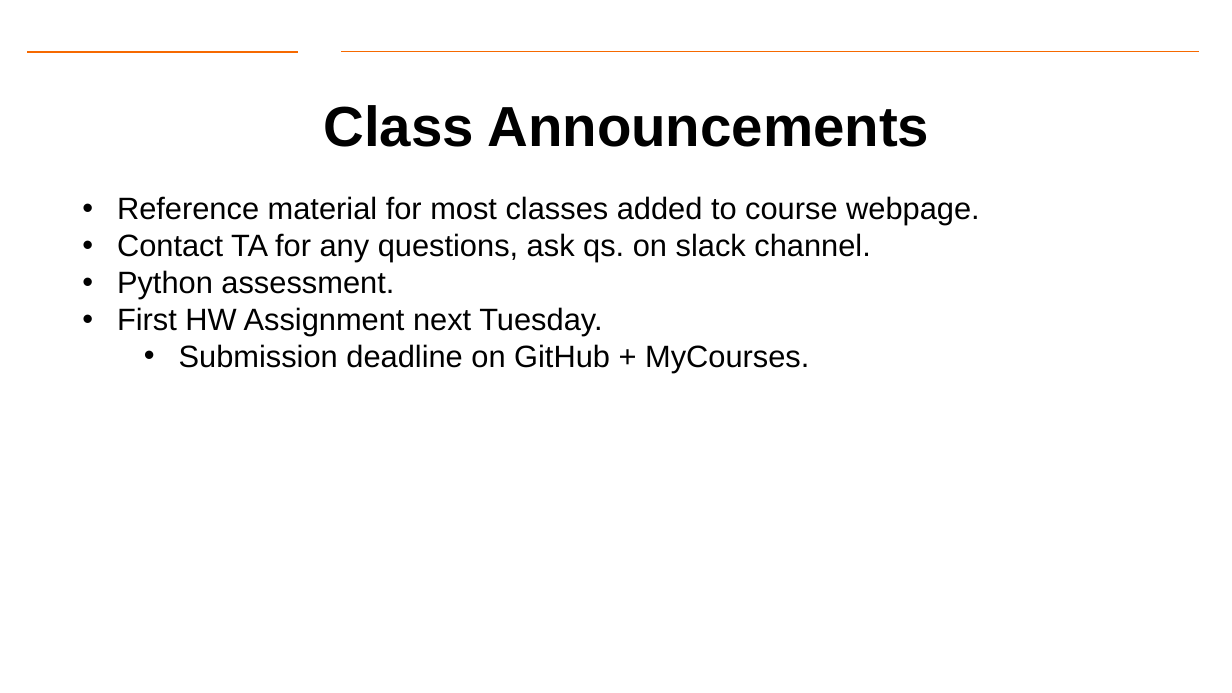
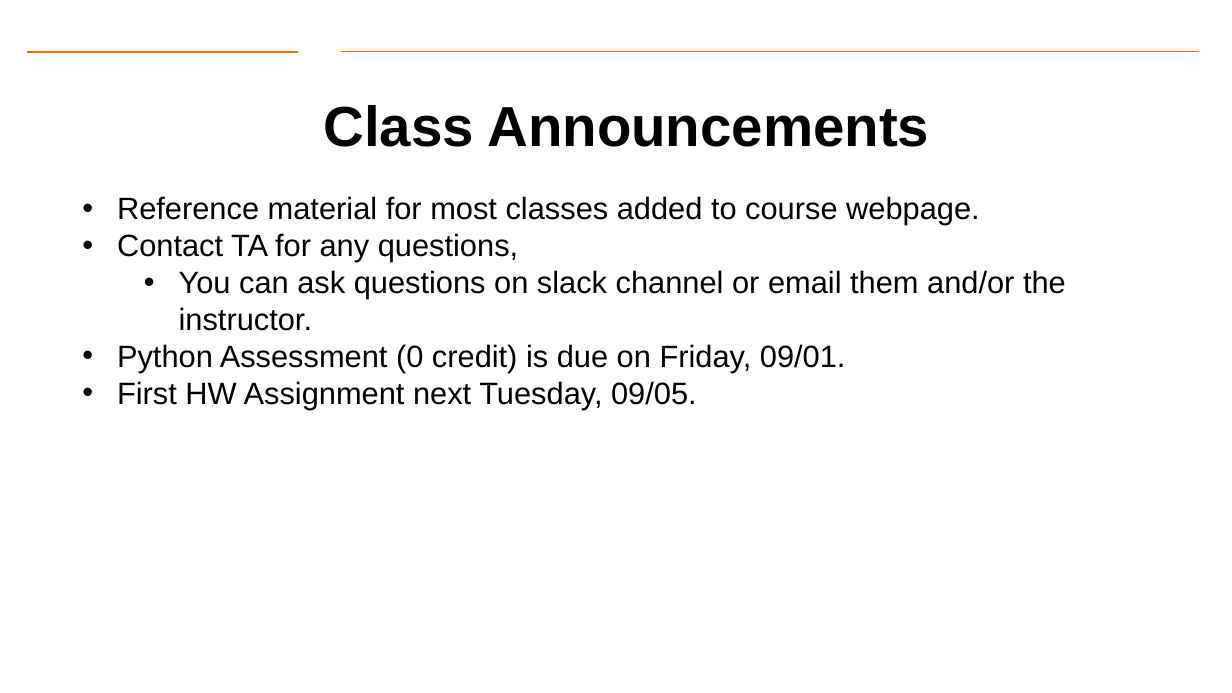
Before and after one commit to aiforsec/RIT-DSCI-633-FDS, a slide deck: slide 2 of Syllabus/Lecture02/Lec02.pptx. Drawn at 1232x693 pixels with LibreOffice and Linux fonts; fonts in the diff are those of the drawing; background and template pictures are left out. Boxes give left, top, right and bottom in pixels: in the first picture for what was removed or moved away, otherwise in the second. Text is boxed around its words. In the diff, an @@ line names an element or a change of style, - is before the commit and + after.

```diff
--- a/Syllabus/Lecture02/Lec02.pptx
+++ b/Syllabus/Lecture02/Lec02.pptx
@@ text at (117,233,1066,410): text changed @@
-• Contact TA for any questions, ask qs. on slack channel.
-• Python assessment.
-• First HW Assignment next Tuesday.
-  • Submission deadline on GitHub + MyCourses.
+• Contact TA for any questions,
+  • You can ask questions on slack channel or email them and/or the instructor.
+• Python Assessment (0 credit) is due on Friday, 09/01.
+• First HW Assignment next Tuesday, 09/05.
```
Also in this commit, not shown: 14 other slides changed, 7 slides added, 1 slide removed, 3 other files.
